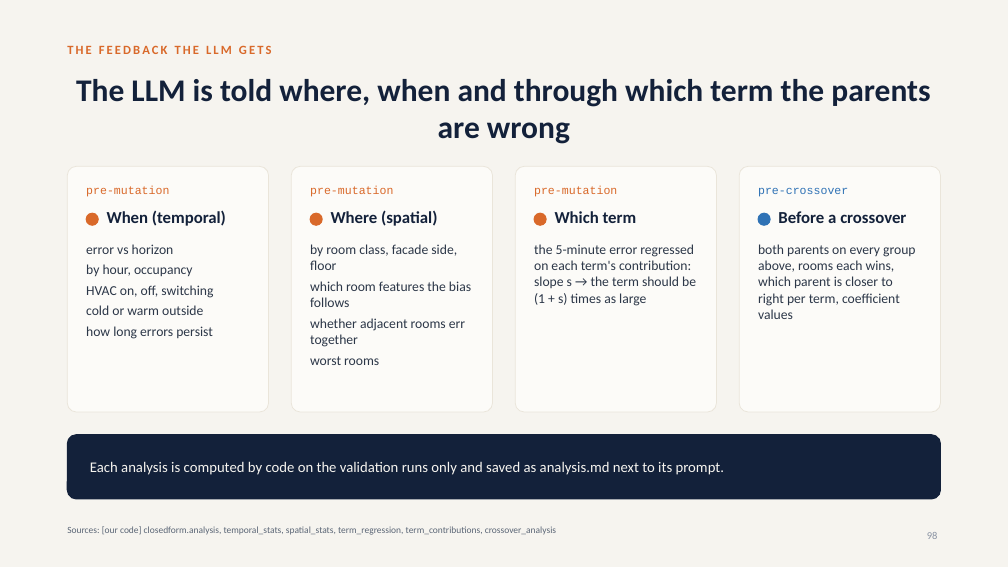
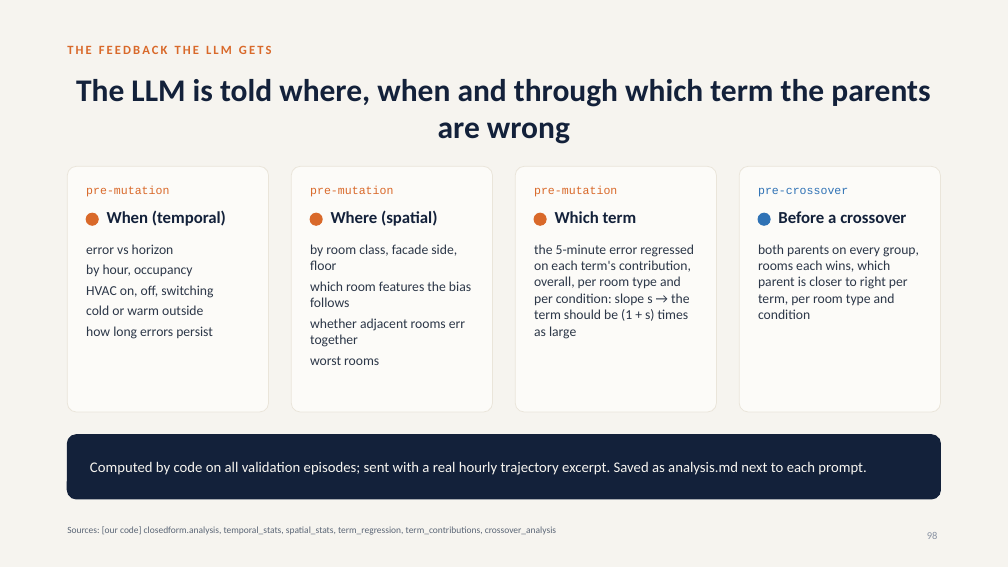
Before and after one commit to srivathsanb14/working-code, a slide deck: slide 98 of docs/One_Controller_for_Every_Building.pptx. Drawn at 1008x567 pixels with LibreOffice and Linux fonts; fonts in the diff are those of the drawing. Boxes give left, top, right and bottom in pixels: in the first picture for what was removed or moved away, otherwise in the second. Text is boxed around its words. In the diff, an @@ line names an element or a change of style, - is before the commit and + after.

```diff
--- a/docs/One_Controller_for_Every_Building.pptx
+++ b/docs/One_Controller_for_Every_Building.pptx
@@ text at (534,244,694,339): text changed @@
-the 5-minute error regressed on each term's contribution: slope s → the term should be (1 + s) times as large
+the 5-minute error regressed on each term's contribution, overall, per room type and per condition: slope s → the term should be (1 + s) times as large
@@ text at (758,244,919,319): text changed @@
-both parents on every group above, rooms each wins, which parent is closer to right per term, coefficient values
+both parents on every group, rooms each wins, which parent is closer to right per term, per room type and condition
@@ text at (90,461,866,475): text changed @@
-Each analysis is computed by code on the validation runs only and saved as analysis.md next to its prompt.
+Computed by code on all validation episodes; sent with a real hourly trajectory excerpt. Saved as analysis.md next to each prompt.
```
Also in this commit, not shown: 11 other slides changed, 2 slides added, 16 other files.
